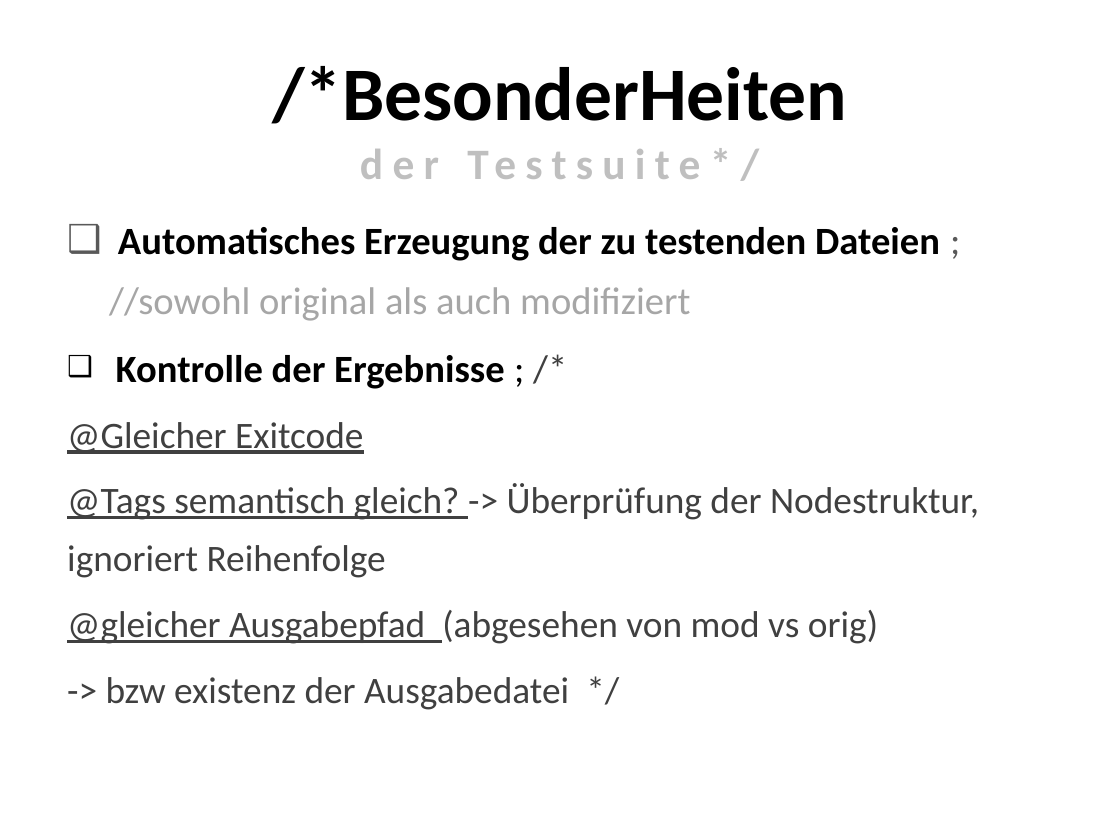
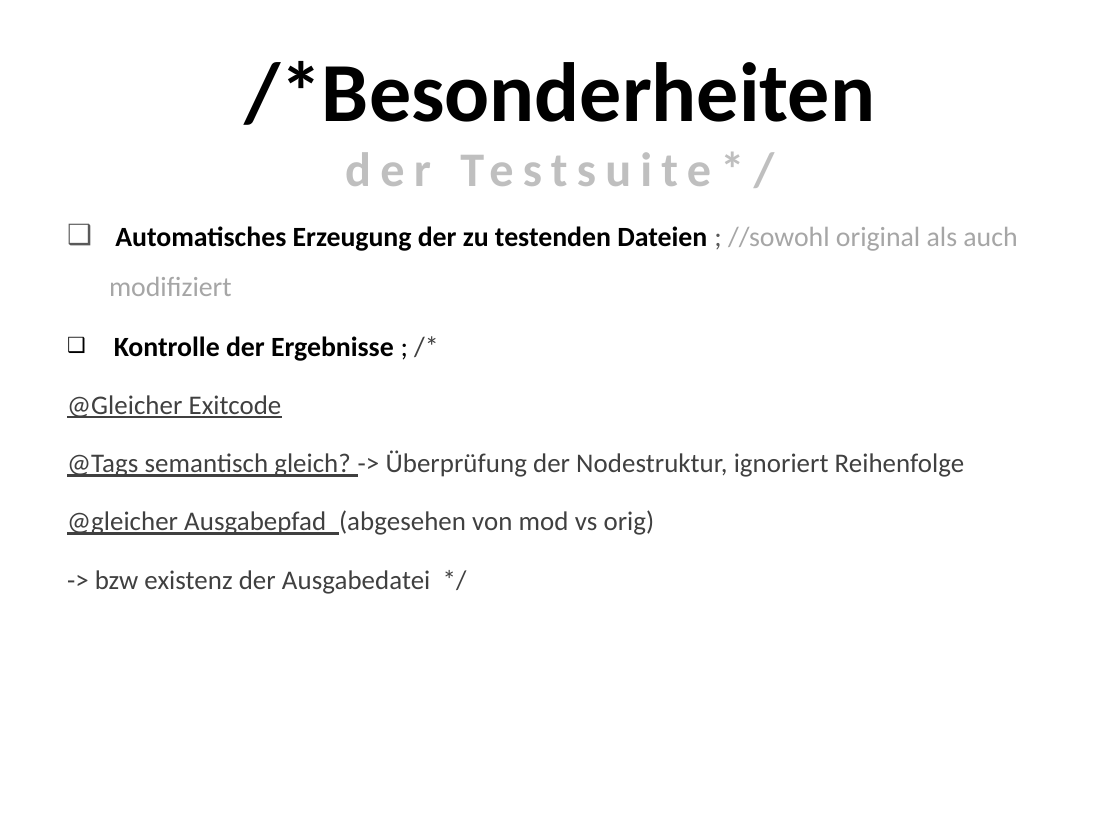
Before and after one commit to mostermann96/SWT2, a slide deck: slide 4 of 5_Regressionstests/Main_v2/Präsentation.pptx. Drawn at 1120x840 pixels with LibreOffice and Linux fonts; fonts in the diff are those of the drawing. Boxes give left, top, right and bottom in pixels: in the first picture for what was removed or moved away, otherwise in the second. Text is boxed around its words. In the diff, an @@ line names an element or a change of style, - is before the commit and + after.

```diff
--- a/5_Regressionstests/Main_v2/Präsentation.pptx
+++ b/5_Regressionstests/Main_v2/Präsentation.pptx
@@ text at (244, 61, 875, 125): text changed; size 48.6 to 54 pt @@
-/*BesonderHeiten
-der Testsuite*/
+/*Besonderheiten
+der Testsuite*/
@@ text "Automatisches Erzeugung der zu testenden ..." at (67, 226, 1017, 594): size 24.8 to 17.9 pt in "Automatisches Erzeugung der zu testenden Dateien ; ...", "Kontrolle der Ergebnisse ; /*"; size 24 to 17.4 pt in "@Gleicher Exitcode", "@Tags semantisch gleich? -> Überprüfung der Nodestruktur, ...", "@gleicher Ausgabepfad (abgesehen von mod vs orig)", "-> bzw existenz der Ausgabedatei */"; indent changed; line spacing 1.3 to 1.5; more space between paragraphs @@
```
Also in this commit, not shown: 8 other slides changed.
